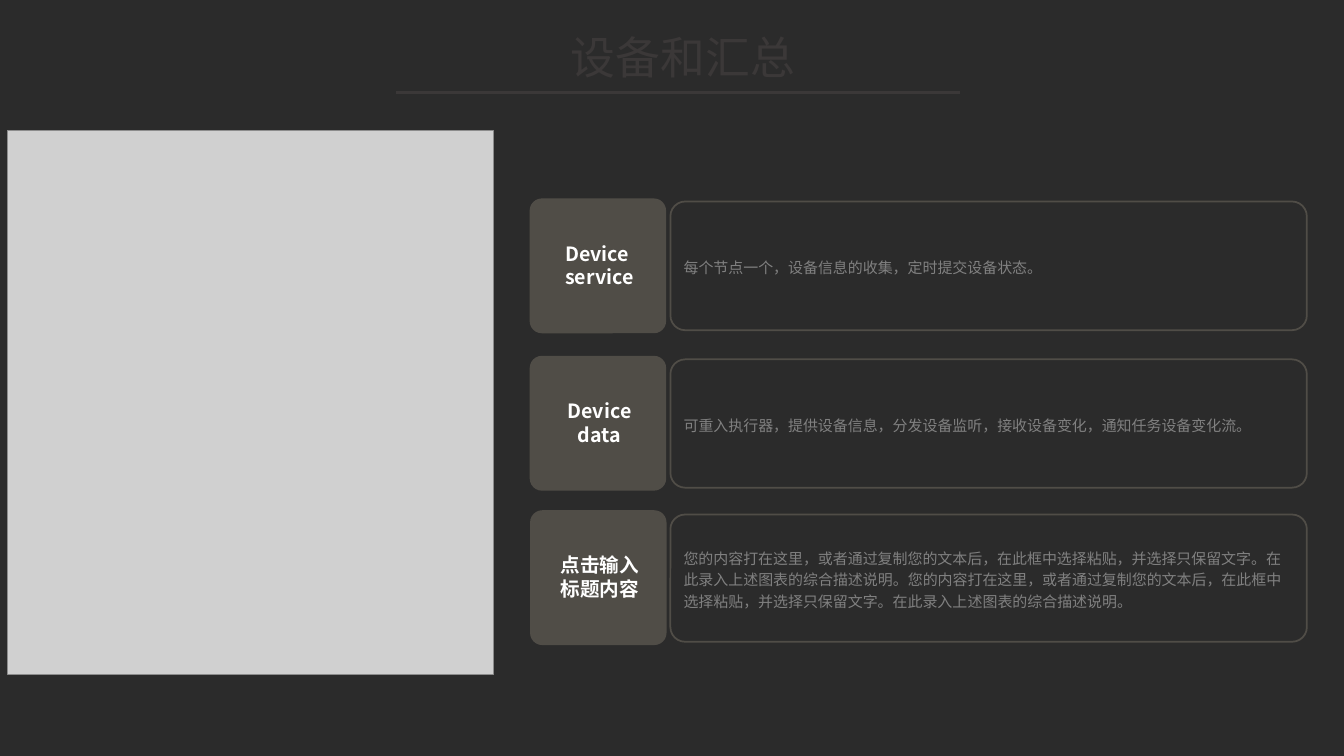
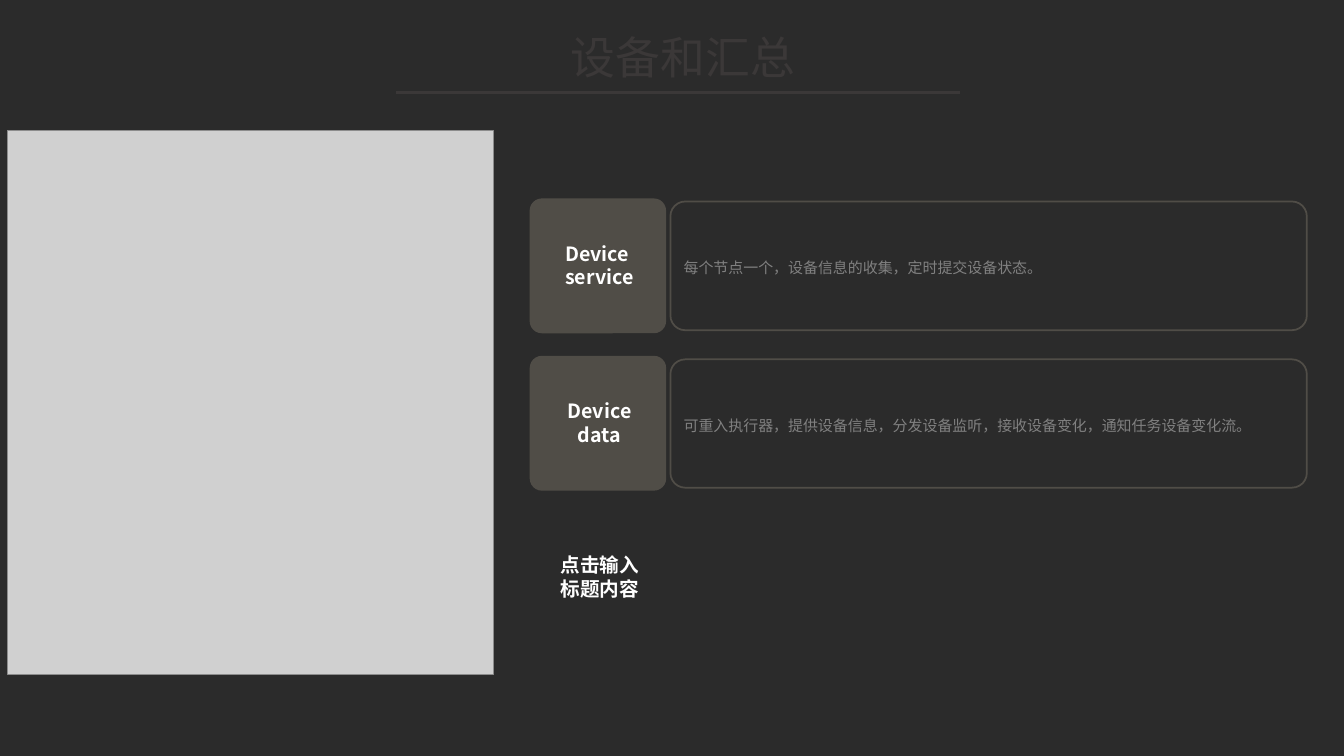
Before and after one commit to xuecat/IngestTask, a slide deck: slide 4 of ingesttask.pptx. Drawn at 1344x756 pixels with LibreOffice and Linux fonts; fonts in the diff are those of the drawing; grey boxes stand for pictures; background and template pictures are left out; a plain dark background stands for a picture behind light text. Boxes give left, top, right and bottom in pixels: in the first picture for what was removed or moved away, otherwise in the second. Text is boxed around its words. In the diff, an @@ line names an element or a change of style, - is before the commit and + after.

```diff
--- a/ingesttask.pptx
+++ b/ingesttask.pptx
@@ rounded rectangle removed at (530, 510, 666, 645) @@
@@ rounded rectangle removed at (670, 514, 1307, 641) @@
-您的内容打在这里，或者通过复制您的文本后，在此框中选择粘贴，并选择只保留文字。在此录入上述图表的综合描述说明。您的内容打在这里，或者通过复制您的文本后，在此框中选择粘贴，并选择只保留文字。在此录入上述图表的综合描述说明。
```
Also in this commit, not shown: 6 other slides changed, 4 other files.
